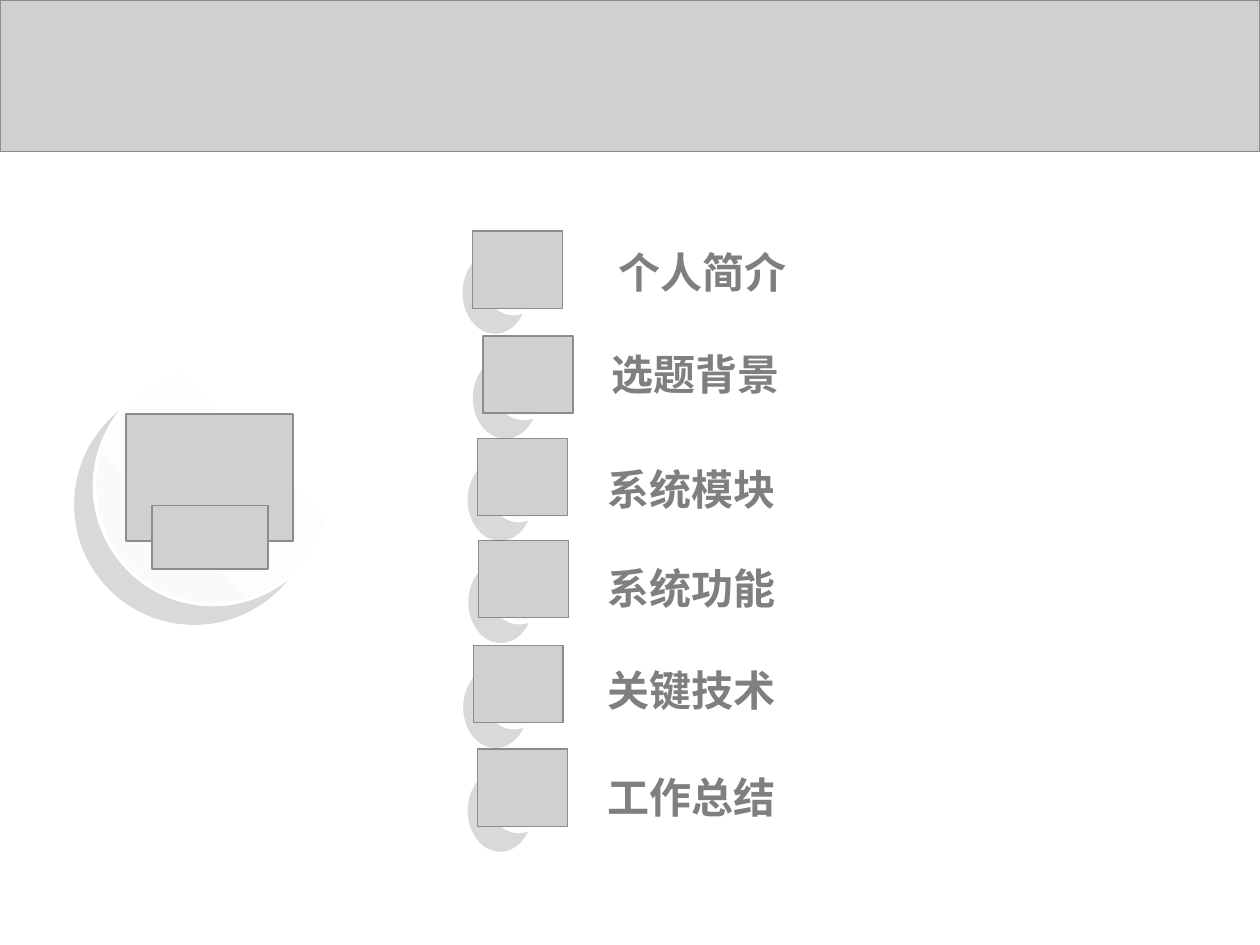
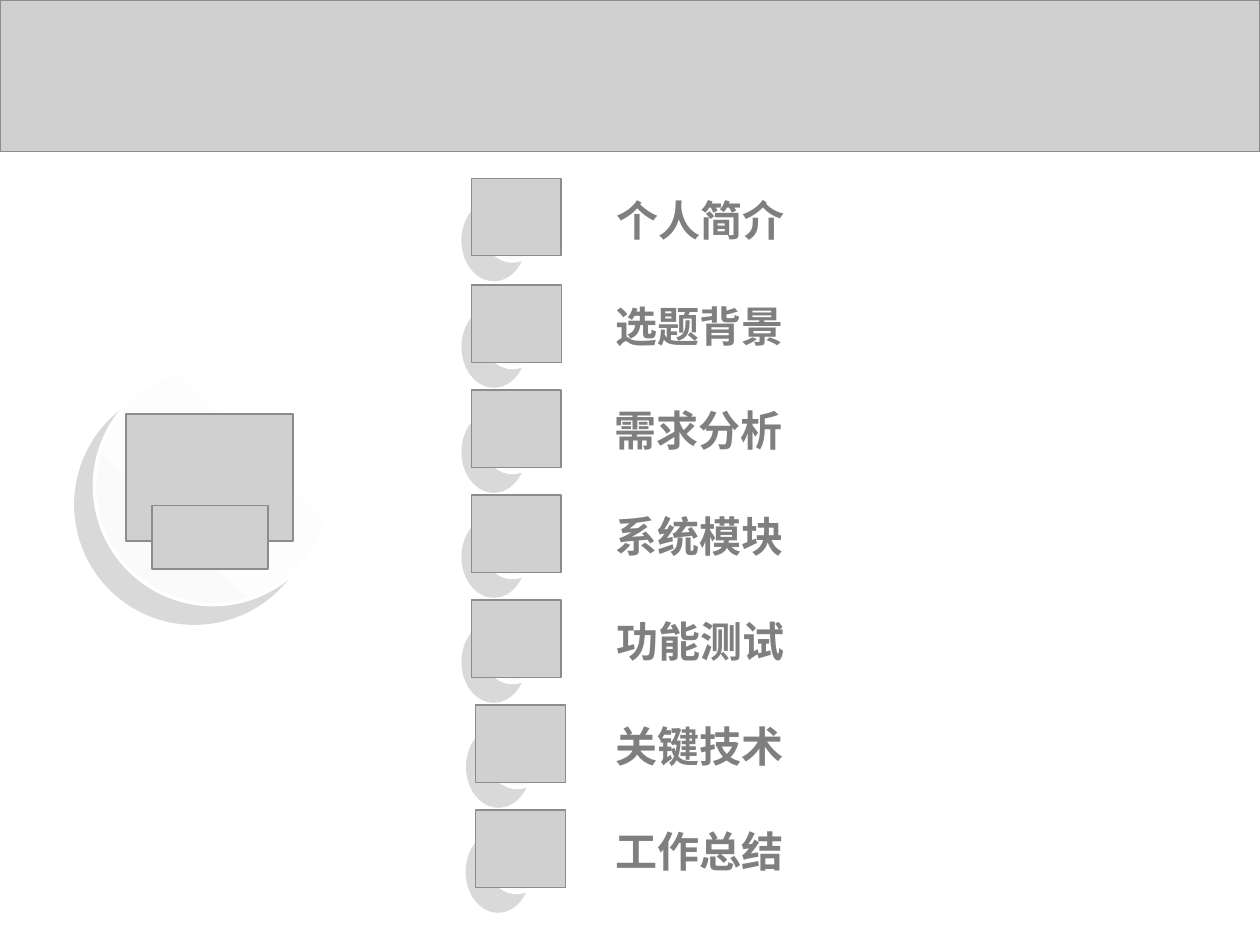
Before and after one commit to liaoliaoanxiao/mediumRepy, a slide deck: slide 2 of 论文/SA14226355孙君伟答辩.ppt. Drawn at 1260x945 pixels with LibreOffice and Linux fonts; fonts in the diff are those of the drawing; grey boxes stand for pictures. Boxes give left, top, right and bottom in pixels: in the first picture for what was removed or moved away, otherwise in the second. Text is boxed around its words. In the diff, an @@ line names an element or a change of style, - is before the commit and + after.

```diff
--- a/论文/SA14226355孙君伟答辩.ppt
+++ b/论文/SA14226355孙君伟答辩.ppt
@@ picture moved from (x1=472, y1=231, x2=562, y2=307) to (x1=471, y1=179, x2=561, y2=256) @@
@@ ellipse moved from (x1=483, y1=236, x2=544, y2=314) to (x1=481, y1=183, x2=543, y2=261) @@
@@ text "个人简介" moved from (x1=618, y1=252, x2=786, y2=292) to (x1=617, y1=200, x2=785, y2=240) @@
@@ picture moved from (x1=483, y1=336, x2=572, y2=413) to (x1=471, y1=285, x2=561, y2=362) @@
@@ ellipse moved from (x1=493, y1=340, x2=554, y2=418) to (x1=481, y1=290, x2=543, y2=368) @@
@@ text "选题背景" moved from (x1=611, y1=354, x2=779, y2=394) to (x1=615, y1=306, x2=783, y2=346) @@
@@ ellipse moved from (x1=488, y1=442, x2=549, y2=520) to (x1=481, y1=394, x2=543, y2=472) @@
@@ text added at (x1=615, y1=410, x2=783, y2=450), 24 pt, text #7F7F7F, bold @@
+需求分析
@@ picture moved from (x1=479, y1=541, x2=568, y2=617) to (x1=471, y1=495, x2=561, y2=572) @@
@@ ellipse moved from (x1=489, y1=544, x2=551, y2=622) to (x1=481, y1=499, x2=543, y2=577) @@
@@ text "系统模块" moved from (x1=607, y1=469, x2=775, y2=509) to (x1=615, y1=516, x2=783, y2=556) @@
@@ 2 pictures, 1 ellipse moved together from (x1=474, y1=438, x2=567, y2=728) to (x1=471, y1=391, x2=561, y2=683) @@
@@ text at (x1=616, y1=621, x2=784, y2=661): text changed @@
-系统功能
+功能测试
@@ picture moved from (x1=478, y1=748, x2=568, y2=827) to (x1=475, y1=706, x2=566, y2=782) @@
@@ ellipse moved from (x1=488, y1=753, x2=549, y2=832) to (x1=486, y1=709, x2=548, y2=788) @@
@@ text "关键技术" moved from (x1=607, y1=670, x2=775, y2=710) to (x1=615, y1=726, x2=783, y2=766) @@
@@ picture added at (x1=476, y1=810, x2=566, y2=887) @@
@@ ellipse added at (x1=486, y1=814, x2=548, y2=892), fill gradient #FFFFFF to #FAFAFA, outline #FFFFFF 2.01 pt @@
@@ text "工作总结" moved from (x1=607, y1=777, x2=775, y2=817) to (x1=615, y1=831, x2=783, y2=871) @@
```
Also in this commit, not shown: 16 other slides changed, 2 slides added, 4 slides removed, 1 other file.
